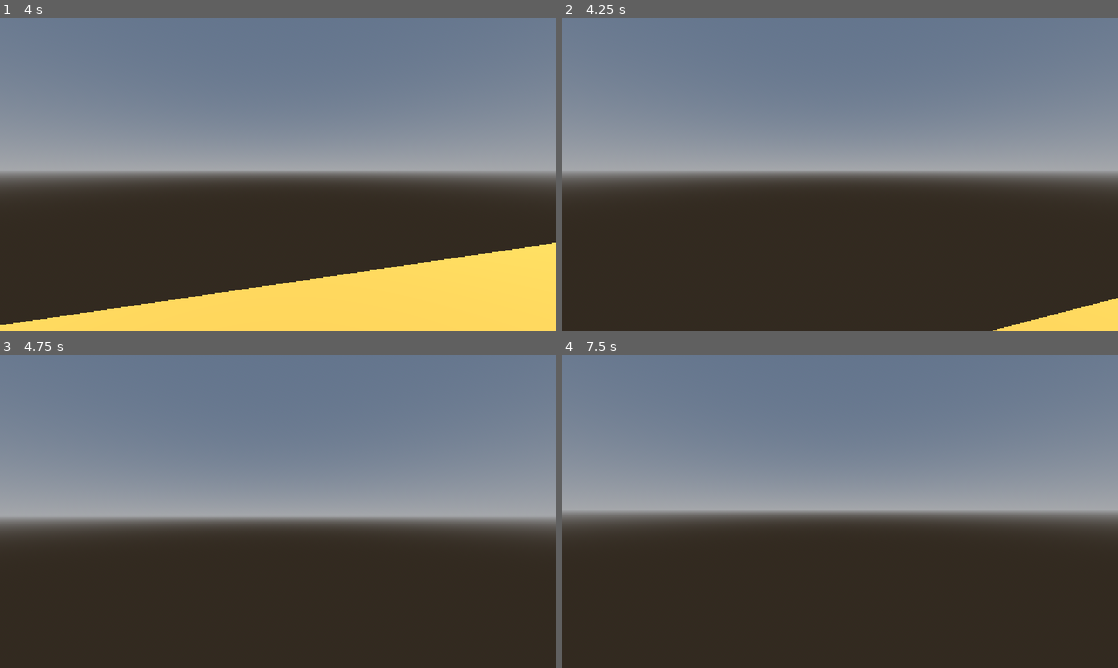
Above: before the commit, frames 1-4 (two rows, left to right).
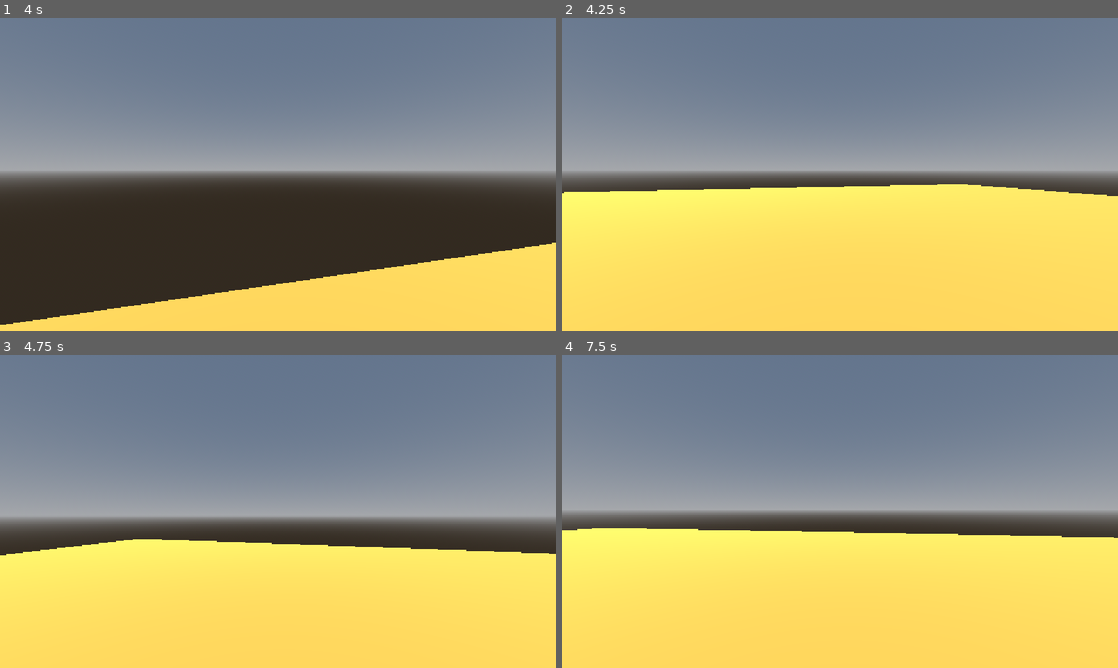
Above: after the commit, the same moments.

Repository: Jakobsen123/godot-multiplayer
Game: Godot game, scene res://Scenes/test_area.tscn
Same seed, same stepped clock (60 frames per second), same inputs: the game is played once before the commit and once after it.
Inputs (mouse positions are in pixels of both pictures, inside the frame that each line leads up to):
- Up to frame 1 (4 s): tap Enter (ui_accept) at 0.5, 0.77, 1.52, 3.02, 3.77 s; move the mouse to (305, 174) at 0.52 s; hold W (moveForward) from 0.53 s (still down); move the mouse to (250, 174) at 1.27 s; move the mouse to (289, 168) at 2.02 s; move the mouse to (272, 180) at 2.77 s; move the mouse to (316, 177) at 3.52 s
- Up to frame 2 (4.25 s): keep holding W (moveForward); tap F (reset_pos, bound only after the commit) at 4.15 s
- Up to frame 3 (4.75 s): keep holding W (moveForward); move the mouse to (233, 508) at 4.27 s; tap Enter (ui_accept) at 4.52 s
- Up to frame 4 (7.5 s): move the mouse to (845, 511) at 5.02 s; tap F (reset_pos, bound only after the commit) at 5.75 s; move the mouse to (817, 505) at 5.77 s; release W (moveForward) at 5.78 s; hold D (moveRight) 5.78-6.53 s; tap Enter (ui_accept) at 6.02, 6.77 s; move the mouse to (867, 511) at 6.52 s; hold W (moveForward) from 6.53 s (still down); move the mouse to (812, 511) at 7.27 s

Frame 1 is identical in both runs. In frame 2, 44% of the frame differs, in the area x 0-100%, y 53-100%; in frame 3, 39%; in frame 4, 43%.

Commit message:
Rotasjon på spiller

Diff:
--- /dev/null
+++ b/godot-mutliplayer/Scenes/main_menu.tscn
@@ -0,0 +1,9 @@
+[gd_scene format=3 uid="uid://bmciqnyl5an52"]
+
+[node name="main_menu" type="Control" unique_id=754655682]
+layout_mode = 3
+anchors_preset = 15
+anchor_right = 1.0
+anchor_bottom = 1.0
+grow_horizontal = 2
+grow_vertical = 2
--- a/godot-mutliplayer/Scripts/playerManager.gd
+++ b/godot-mutliplayer/Scripts/playerManager.gd
@@ -6,30 +6,31 @@
 
 var myPlayerID = "Jakob"
 
-func spawnPlayer(id: String, spawnPosition: Vector3, rotation: float):
+func spawnPlayer(id: String, spawnPosition: Vector3, newRotation: float):
 	if players.has(id):
 		return
 
 	var player = PLAYER.instantiate()
 	player.name = id
-
 	player.isLocalPlayer = (id == myPlayerID)
 
 	add_child(player)
 	player.position = spawnPosition
-	player.rotation.y = rotation
+	player.rotation.y = newRotation
+	player.targetPos = spawnPosition
+	player.targetRotation = newRotation
 
 	players[id] = player
 
-func updatePlayer(id: String, newPosition: Vector3, rotation: float):
-
+func updatePlayer(id: String, newPosition: Vector3, newRotation: float):
 	if not players.has(id):
-		spawnPlayer(id, newPosition, rotation)
+		spawnPlayer(id, newPosition, newRotation)
 
 	var player = players[id]
 
 	if not player.isLocalPlayer:
 		player.targetPos = newPosition
+		player.targetRotation = newRotation
 
 func removePlayer(id: String):
 	if players.has(id):
--- a/godot-mutliplayer/Scripts/playerMovement.gd
+++ b/godot-mutliplayer/Scripts/playerMovement.gd
@@ -9,6 +9,7 @@
 @onready var camera = $Camera3D
 
 var targetPos: Vector3
+var targetRotation: float = 0.0
 
 var sendTimer = 0.0
 
@@ -41,6 +42,8 @@
 
 		if Input.is_action_just_pressed("escape"):
 			get_tree().quit()
+		if Input.is_action_just_pressed("reset_pos"):
+			position = Vector3(0,0,0)
 
 		# Get the input direction and handle the movement/deceleration.
 		# As good practice, you should replace UI actions with custom gameplay actions.
@@ -57,14 +60,12 @@
 
 		if sendTimer >= 0.05:
 			sendTimer = 0.0
-			Network.send_player_data("Mattebassen", global_position, rotation.y)
+			Network.send_player_data("Jakob", global_position, rotation.y)
 
 	move_and_slide()
 
 
 func _process(delta):
 	if not isLocalPlayer:
-		global_position = global_position.lerp(
-			targetPos,
-			10.0 * delta
-		)
+		global_position = global_position.lerp(targetPos, 10.0 * delta)
+		rotation.y = lerp_angle(rotation.y, targetRotation, 10.0 * delta)
--- a/godot-mutliplayer/project.godot
+++ b/godot-mutliplayer/project.godot
@@ -55,6 +55,11 @@
 "events": [Object(InputEventKey,"resource_local_to_scene":false,"resource_name":"","device":-1,"window_id":0,"alt_press …(192 unchanged characters)…
 ]
 }
+reset_pos={
+"deadzone": 0.2,
+"events": [Object(InputEventKey,"resource_local_to_scene":false,"resource_name":"","device":-1,"window_id":0,"alt_pressed":false,"shift_pressed":false,"ctrl_pressed":false,"meta_pressed":false,"pressed":false,"keycode":0,"physical_keycode":70,"key_label":0,"unicode":102,"location":0,"echo":false,"script":null)
+]
+}
 
 [physics]
 
